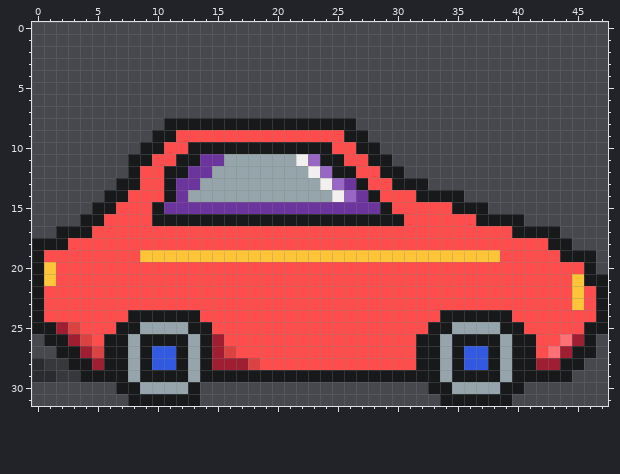
Two versions of one pixel-art sprite, src/assets/sprites/car/car1.png. Above: the version before the commit.
The file is 48x32 pixels.
And afterwards:
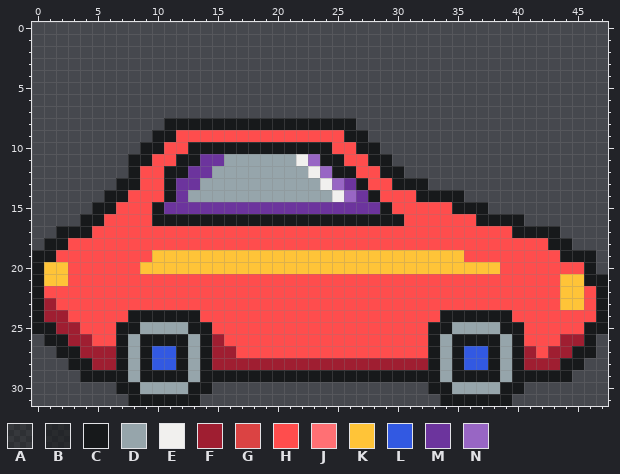
Palette (. is transparent): A #17191b59  B #17191b9f  C #17191b  D #96a5ab  E #f1f0ee  F #9f1e31  G #db4343  H #ff4d4d  J #ff7074  K #ffc438  L #3259e2  M #6c349d  N #9866c4
Diff:
{"y":18,"x":0,"old":"C","new":"."}
{"y":19,"x":1,"old":"H","new":"C"}
{"y":19,"x":9,"old":"K","new":"H"}
{"y":19,"x":36,"old":"KKK","new":"HHH"}
{"y":20,"x":2,"old":"H","new":"K"}
{"y":20,"x":9,"old":"HHHHHHHHHHHHHHHHHHHHHHHHHHHHHH","new":"KKKKKKKKKKKKKKKKKKKKKKKKKKKKKK"}
{"y":21,"x":2,"old":"H","new":"K"}
{"y":21,"x":44,"old":"H","new":"K"}
{"y":22,"x":44,"old":"H","new":"K"}
{"y":23,"x":1,"old":"H","new":"F"}
{"y":23,"x":44,"old":"H","new":"K"}
{"y":24,"x":1,"old":"HH","new":"FF"}
{"y":25,"x":3,"old":"G","new":"F"}
{"y":26,"x":4,"old":"G","new":"F"}
{"y":26,"x":6,"old":"C","new":"H"}
{"y":26,"x":32,"old":"C","new":"H"}
{"y":26,"x":41,"old":"C","new":"H"}
{"y":26,"x":44,"old":"J","new":"F"}
{"y":27,"x":5,"old":"GC","new":"FF"}
{"y":27,"x":16,"old":"G","new":"F"}
{"y":27,"x":32,"old":"C","new":"H"}
{"y":27,"x":41,"old":"C","new":"F"}
{"y":27,"x":43,"old":"J","new":"F"}
{"y":28,"x":0,"old":"BAA","new":"..."}
{"y":28,"x":6,"old":"C","new":"F"}
{"y":28,"x":18,"old":"GHHHHHHHHHHHHHC","new":"FFFFFFFFFFFFFFF"}
{"y":28,"x":41,"old":"C","new":"F"}
{"y":29,"x":0,"old":"BBAA","new":"...."}
{"y":30,"x":14,"old":".","new":"C"}
